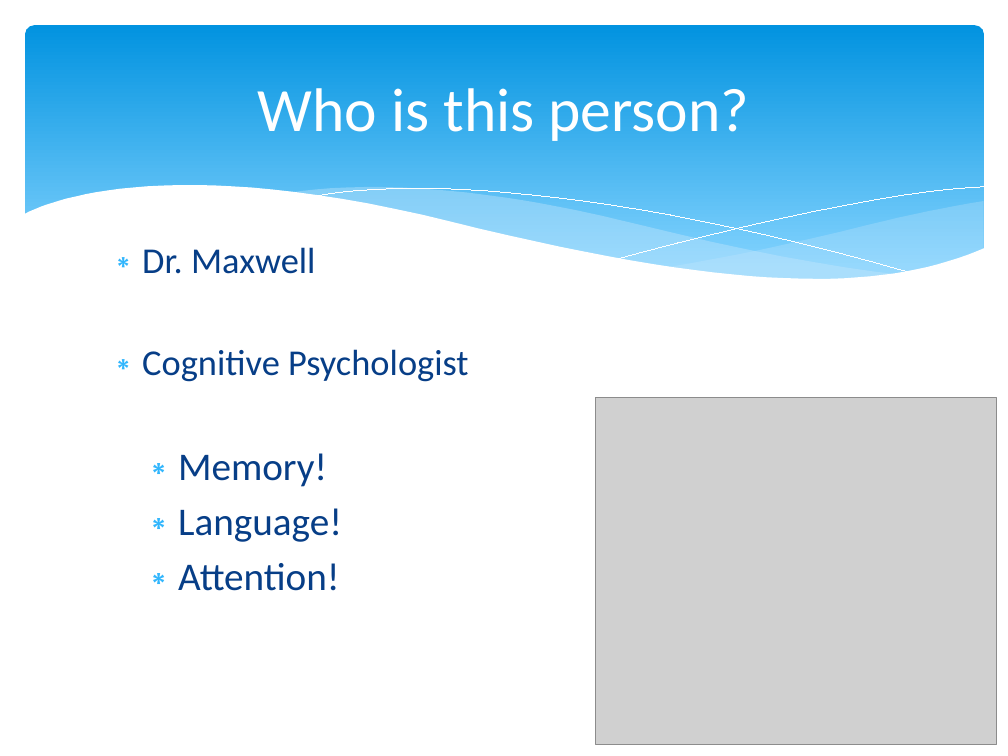
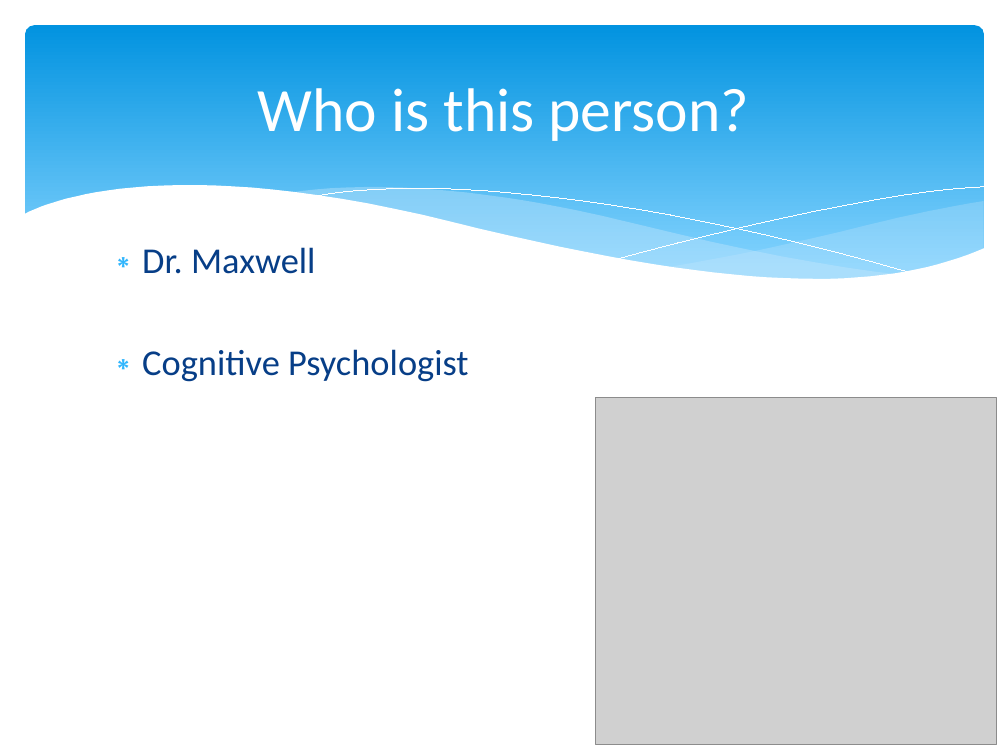
Before and after one commit to npm27/Teaching-Materials, a slide deck: slide 2 of Social Psych/Slides/0 First Day Info.pptx. Drawn at 1008x756 pixels with LibreOffice and Linux fonts; fonts in the diff are those of the drawing; grey boxes stand for pictures. Boxes give left, top, right and bottom in pixels: in the first picture for what was removed or moved away, otherwise in the second. Text is boxed around its words. In the diff, an @@ line names an element or a change of style, - is before the commit and + after.

```diff
--- a/Social Psych/Slides/0 First Day Info.pptx
+++ b/Social Psych/Slides/0 First Day Info.pptx
@@ text at [178, 453, 342, 591]: paragraphs removed @@
-  ∗ Memory!
-  ∗ Language!
-  ∗ Attention!
```
Also in this commit, not shown: 2 other slides changed, 1 other file.
